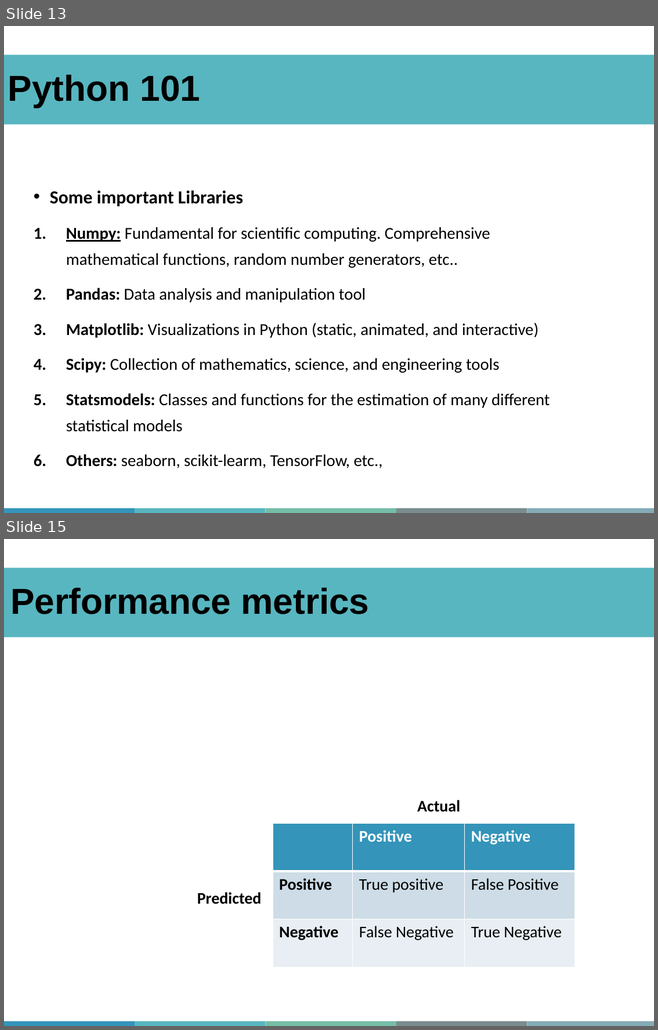
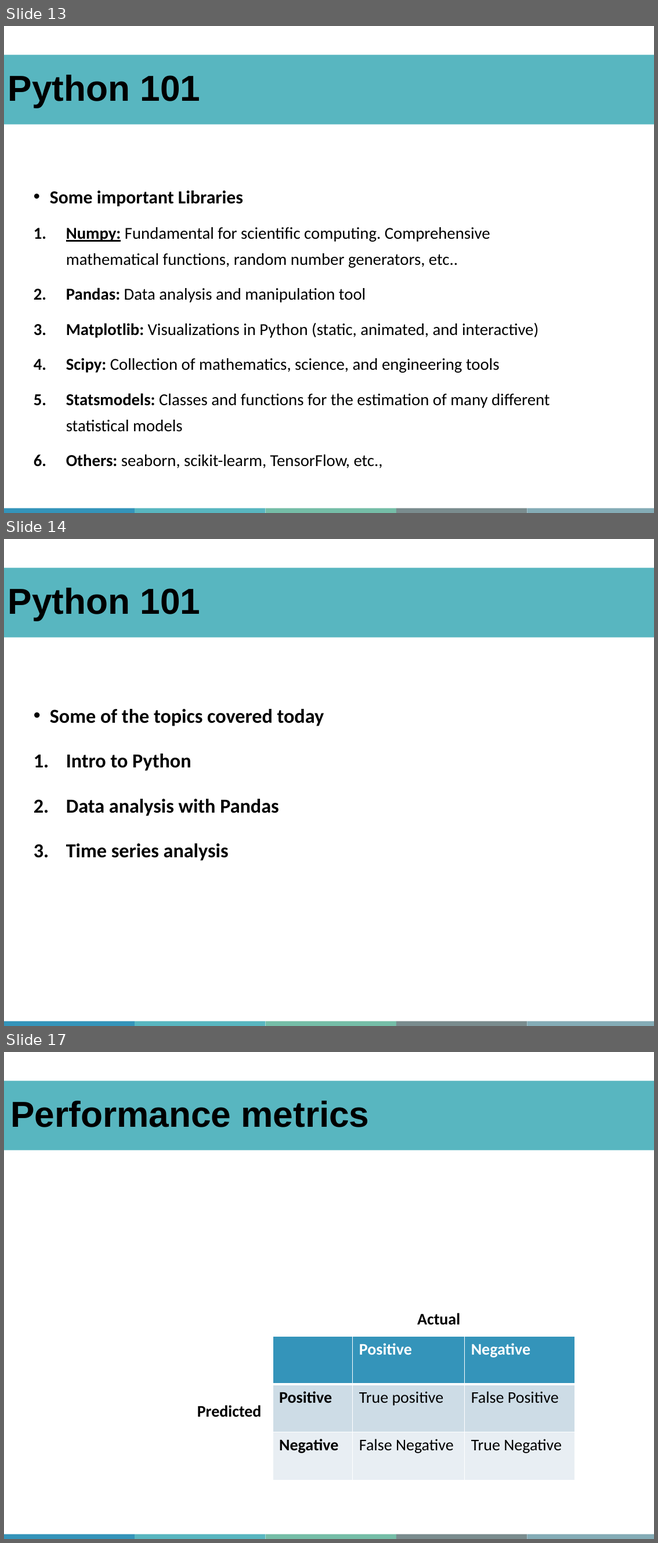
Before and after one commit to abdelrahman-ayad/MiCM-StatsPython-F21, a slide deck: MiCM_StatsPythonF21_AAyad.pptx. Shown one above the other, each under a label of ours: slides 13 and 15 before the commit, slides 13, 14 and 17 after it; the slides between them are not shown. The pictures are 658x1030 and 658x1543 pixels, drawn with LibreOffice and Linux fonts; fonts in the diff are those of the drawing; grey boxes stand for pictures; background and template pictures are left out. Boxes give left, top, right and bottom in pixels: in the first picture for what was removed or moved away, otherwise in the second. Text is boxed around its words. In the diff, an @@ line names an element or a change of style, - is before the commit and + after.

Commit message:
add time series data and update readme

```diff
--- a/MiCM_StatsPythonF21_AAyad.pptx
+++ b/MiCM_StatsPythonF21_AAyad.pptx
@@ slide 14 added at (x1=4, y1=539, x2=654, y2=1026), background #FFFFFF; not listed: 5 template elements that a slide beside it also shows @@
@@ title added at (x1=4, y1=567, x2=654, y2=637), fill #58B6C0, 40 pt, text #000000, bold @@
+Python 101
@@ text added at (x1=50, y1=709, x2=324, y2=861), 22 pt, text #000000, bold @@
+• Some of the topics covered today
+1. Intro to Python
+2. Data analysis with Pandas
+3. Time series analysis
@@ what was slide 15 is now slide 17 @@
```
Also in this commit, not shown: 1 other slide added, 12 other files.
